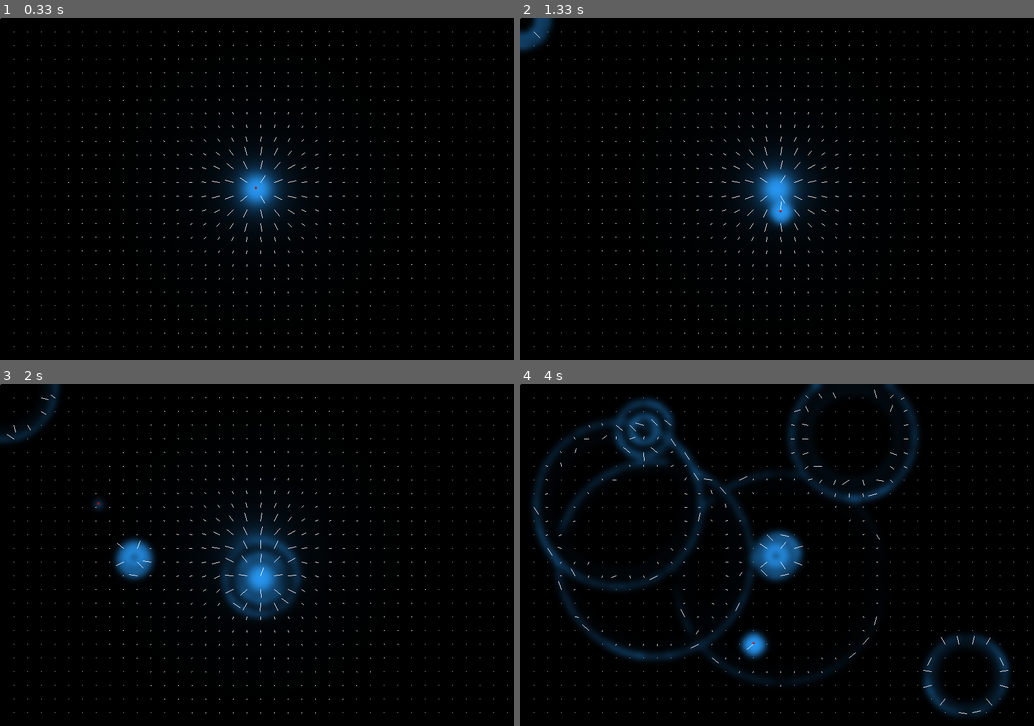
Above: before the commit, frames 1-4 (two rows, left to right).
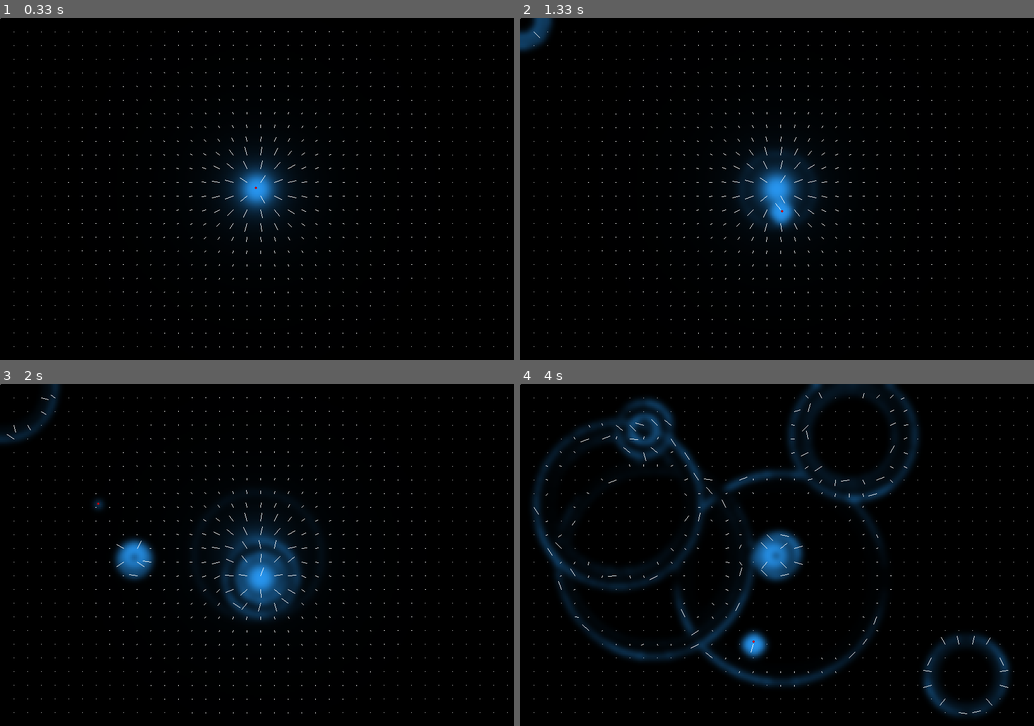
Above: after the commit, the same moments.

Repository: philippus180/Electromagnetic-Simulation
Game: pygame game, started from graphic_pygame.py
The game is run twice, just before and just after one commit, with the same random seed, the same clock (stepped at 60 frames per second) and the same inputs.
Inputs (mouse positions are in pixels of both pictures, inside the frame that each line leads up to):
- Up to frame 1 (0.33 s): no input
- Up to frame 2 (1.33 s): tap Enter at 0.33 s; tap Space at 0.67, 1.07 s; hold Right from 1 s (still down); move the mouse to (782, 209) at 1.03 s
- Up to frame 3 (2 s): tap Space at 1.37, 1.57, 1.9 s; release Right at 1.47 s; hold Up 1.5-1.8 s; move the mouse to (133, 558) at 1.53 s; hold Right from 1.83 s (still down); move the mouse to (97, 503) at 1.87 s; tap Y at 1.98 s
- Up to frame 4 (4 s): tap Space at 2.2, 2.4, 2.7, 2.97, 3.3, 3.6, 3.73 s; release Right at 2.3 s; hold Left 2.33-2.87 s; move the mouse to (854, 435) at 2.37 s; tap V at 2.48, 3.82 s; hold Down 2.9-3.2 s; move the mouse to (967, 674) at 2.93 s; hold Left 3.23-3.63 s; move the mouse to (643, 428) at 3.27 s; tap Y at 3.38 s; hold Up from 3.67 s (still down); move the mouse to (751, 643) at 3.7 s

Frame 1 is identical in both runs. In frame 2, less than 0.1% of the frame differs, in the area x 41-58%, y 38-62%; in frame 3, less than 0.1%; in frame 4, 2.0%, in the area x 4-76%, y 0-89%.

Commit message:
change start conditions

Diff:
--- a/graphic_pygame.py
+++ b/graphic_pygame.py
@@ -63,7 +63,7 @@
 z_pressed = False
 c_pressed = False
 
-charge_speed = 0.1 * Space.dx # c
+charge_speed = 0.2 # c
 
 t = 0
 # Main game loop
